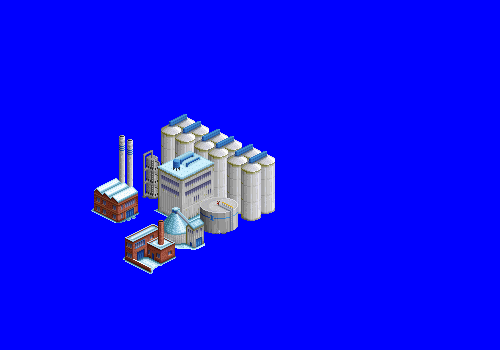
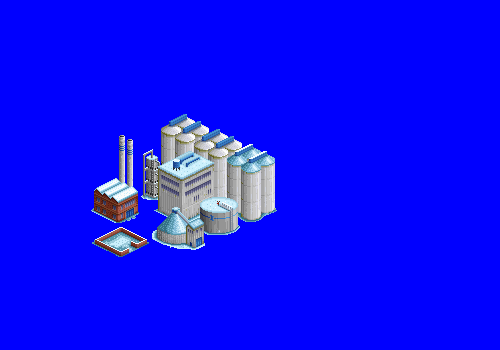
Layer changes from the first 500 x 350 image to the second:
hid group "small building + small chimney" (1st of 2) (2 layers) over (x1=123, y1=220, x2=176, y2=274)
added group "beet store" (1st of 2) with 2 layers above "cone silo" over (x1=92, y1=227, x2=149, y2=257)
added layer "snow" (2nd of 10, in "beet store") in group "beet store" over (x1=92, y1=227, x2=149, y2=257)
showed "beet store" (2nd of 2, in "beet store"), moved it into group "beet store" over (x1=92, y1=227, x2=149, y2=257)
painted on "snow" (4th of 10, in "warehouse + chimney") over (x1=167, y1=160, x2=206, y2=174)
added group "large tank" (1st of 2) with 2 layers above "medium building" over (x1=200, y1=197, x2=240, y2=235)
added layer "snow" (5th of 10, in "large tank") in group "large tank" over (x1=200, y1=197, x2=240, y2=235)
moved "large tank" (2nd of 2, in "large tank") into group "large tank" over (x1=200, y1=197, x2=238, y2=234)
painted on "snow" (6th of 10, in "medium building") over (x1=173, y1=159, x2=180, y2=162)
added group "lime mixer" (1st of 2) with 2 layers above "Silo Cluster master" over (x1=141, y1=149, x2=160, y2=200)
added layer "snow" (7th of 10, in "lime mixer") in group "lime mixer" over (x1=141, y1=149, x2=160, y2=200)
moved "lime mixer" (2nd of 2, in "lime mixer") into group "lime mixer" over (x1=142, y1=150, x2=160, y2=199)
added layer "snow" (8th of 10, in "Silo Cluster master") in group "Silo Cluster master" over (x1=226, y1=144, x2=277, y2=222)
